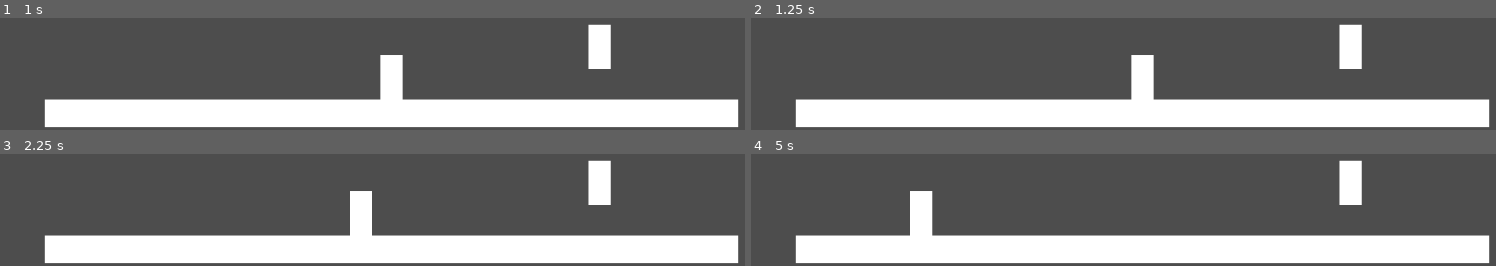
Above: before the commit, frames 1-4 (two rows, left to right).
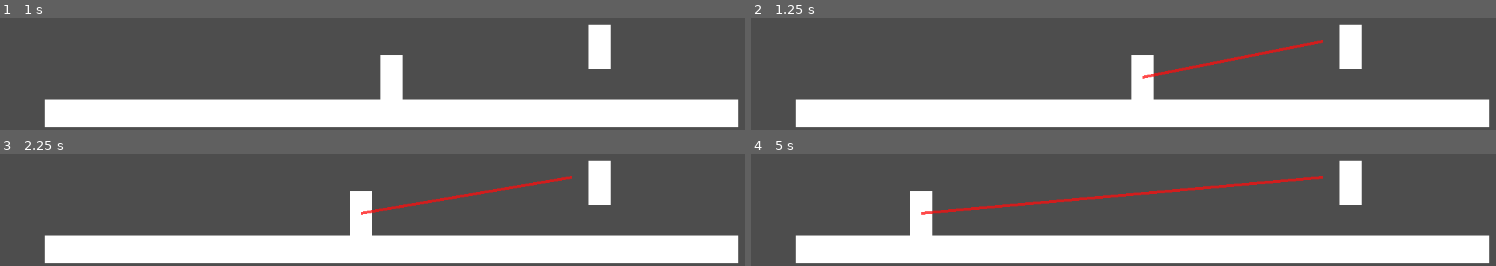
Above: after the commit, the same moments.

Repository: Kenu4000/DecomposeAction_game
Game: Godot game, scene res://scenes/Main.tscn
Same seed, same stepped clock (60 frames per second), same inputs: the game is played once before the commit and once after it. The project has no main scene, so this scene is started directly.
Inputs:
- Up to frame 1 (1 s): tap Enter at 0.5 s
- Up to frame 2 (1.25 s): no input
- Up to frame 3 (2.25 s): tap Space at 2 s; hold Left (move_left) from 2.03 s (still down)
- Up to frame 4 (5 s): release Left (move_left) at 2.78 s; tap Enter at 3.5 s; tap Space at 4.25 s; hold Left (move_left) from 4.28 s (still down)

Frame 1 is identical in both runs. In frame 2, 0.7% of the frame differs, in the area x 52-77%, y 19-55%; in frame 3, 0.8%; in frame 4, 1.6%, in the area x 22-77%, y 19-55%.

Commit message:
Add enemy red aiming line prototype

Diff:
--- a/decompose-action/scripts/enemy.gd
+++ b/decompose-action/scripts/enemy.gd
@@ -1,4 +1,9 @@
 extends Node2D
+
+@export var aim_wait: float = 1.2
+@export var aim_duration: float = 1.4
+@export var reload_duration: float = 1.0
+@export var aim_line_width: float = 4.0
 
 @onready var body: ColorRect = get_node_or_null("Body")
 @onready var gun_target: Node2D = get_node_or_null("GunTarget")
@@ -8,30 +13,90 @@
 var gun_broken: bool = false
 var arm_broken: bool = false
 var dead: bool = false
+var player: Node2D = null
+var aim_line: Line2D = null
+var state: String = "wait"
+var timer: float = 0.0
 
 func _ready() -> void:
-    _set_body_color(Color(1.0, 1.0, 1.0, 1.0))
+	_set_body_color(Color(1.0, 1.0, 1.0, 1.0))
+	player = get_parent().get_node_or_null("Player")
+	aim_line = Line2D.new()
+	aim_line.name = "EnemyAimLine"
+	aim_line.width = aim_line_width
+	aim_line.default_color = Color(1.0, 0.05, 0.05, 0.75)
+	aim_line.visible = false
+	add_child(aim_line)
+	timer = aim_wait
+
+func _process(delta: float) -> void:
+	if dead:
+		_hide_aim_line()
+		return
+
+	if gun_broken:
+		_hide_aim_line()
+		return
+
+	if player == null:
+		player = get_parent().get_node_or_null("Player")
+		if player == null:
+			return
+
+	timer -= delta
+	match state:
+		"wait":
+			_hide_aim_line()
+			if timer <= 0.0:
+				state = "aim"
+				timer = aim_duration
+		"aim":
+			_update_aim_line()
+			if timer <= 0.0:
+				print("Enemy shot")
+				state = "reload"
+				timer = reload_duration
+		"reload":
+			_hide_aim_line()
+			if timer <= 0.0:
+				state = "wait"
+				timer = aim_wait
 
 func on_target_broken(target: Node) -> void:
-    if dead:
-        return
+	if dead:
+		return
 
-    match target.target_type:
-        "gun":
-            gun_broken = true
-            _set_body_color(Color(0.8, 0.8, 1.0, 1.0))
-            print("Gun broken: enemy can no longer shoot")
-        "arm":
-            arm_broken = true
-            _set_body_color(Color(1.0, 0.9, 0.6, 1.0))
-            print("Arm broken: enemy weakened")
-        "neck":
-            dead = true
-            visible = false
-            print("Neck broken: enemy defeated")
-        _:
-            print("Unknown target broken: ", target.name)
+	match target.target_type:
+		"gun":
+			gun_broken = true
+			_hide_aim_line()
+			_set_body_color(Color(0.8, 0.8, 1.0, 1.0))
+			print("Gun broken: enemy can no longer shoot")
+		"arm":
+			arm_broken = true
+			_set_body_color(Color(1.0, 0.9, 0.6, 1.0))
+			print("Arm broken: enemy weakened")
+		"neck":
+			dead = true
+			_hide_aim_line()
+			visible = false
+			print("Neck broken: enemy defeated")
+		_:
+			print("Unknown target broken: ", target.name)
+
+func _update_aim_line() -> void:
+	if aim_line == null or gun_target == null or player == null:
+		return
+	var start: Vector2 = to_local(gun_target.global_position)
+	var end: Vector2 = to_local(player.global_position + Vector2(0, -32))
+	aim_line.points = PackedVector2Array([start, end])
+	aim_line.width = aim_line_width
+	aim_line.visible = true
+
+func _hide_aim_line() -> void:
+	if aim_line != null:
+		aim_line.visible = false
 
 func _set_body_color(color: Color) -> void:
-    if body != null:
-        body.color = color
+	if body != null:
+		body.color = color
